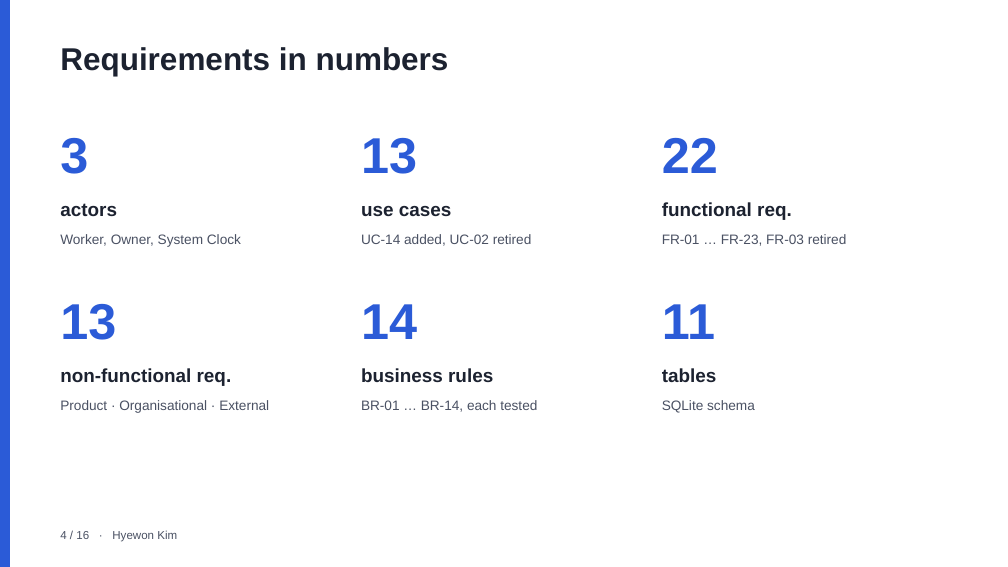
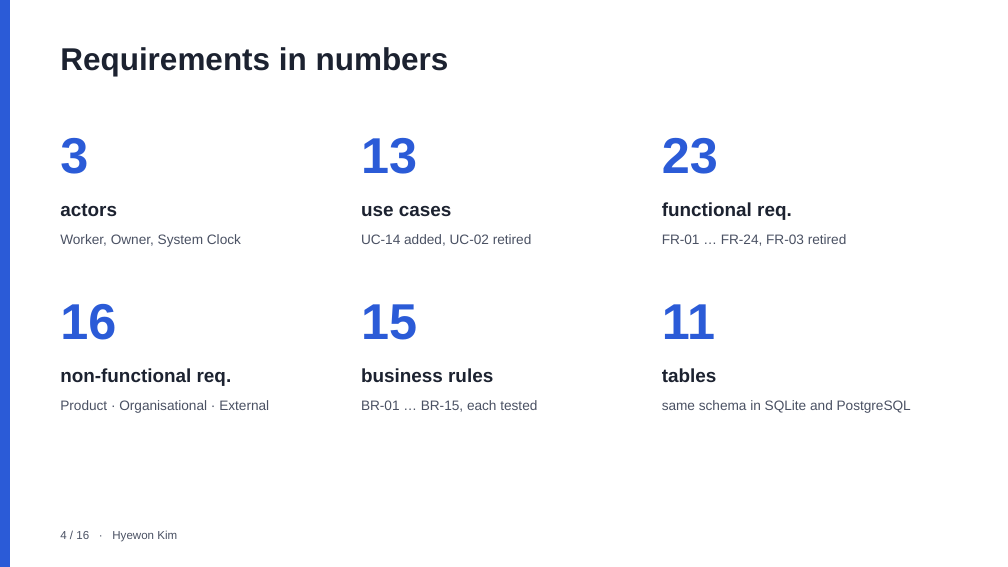
Before and after one commit to keemlogan/shiftswap, a slide deck: slide 4 of presentation/ShiftSwap-Team7.pptx. Drawn at 1008x567 pixels with LibreOffice and Linux fonts; fonts in the diff are those of the drawing. Boxes give left, top, right and bottom in pixels: in the first picture for what was removed or moved away, otherwise in the second. Text is boxed around its words. In the diff, an @@ line names an element or a change of style, - is before the commit and + after.

```diff
--- a/presentation/ShiftSwap-Team7.pptx
+++ b/presentation/ShiftSwap-Team7.pptx
@@ text at (662,138,718,174): text changed @@
-22
+23
@@ text at (662,234,847,246): text changed @@
-FR-01 … FR-23, FR-03 retired
+FR-01 … FR-24, FR-03 retired
@@ text at (60,304,116,340): text changed @@
-13
+16
@@ text at (361,304,417,340): text changed @@
-14
+15
@@ text at (361,400,537,412): text changed @@
-BR-01 … BR-14, each tested
+BR-01 … BR-15, each tested
@@ text at (662,400,911,413): text changed @@
-SQLite schema
+same schema in SQLite and PostgreSQL
```
Also in this commit, not shown: 7 other slides changed, 2 other files.
